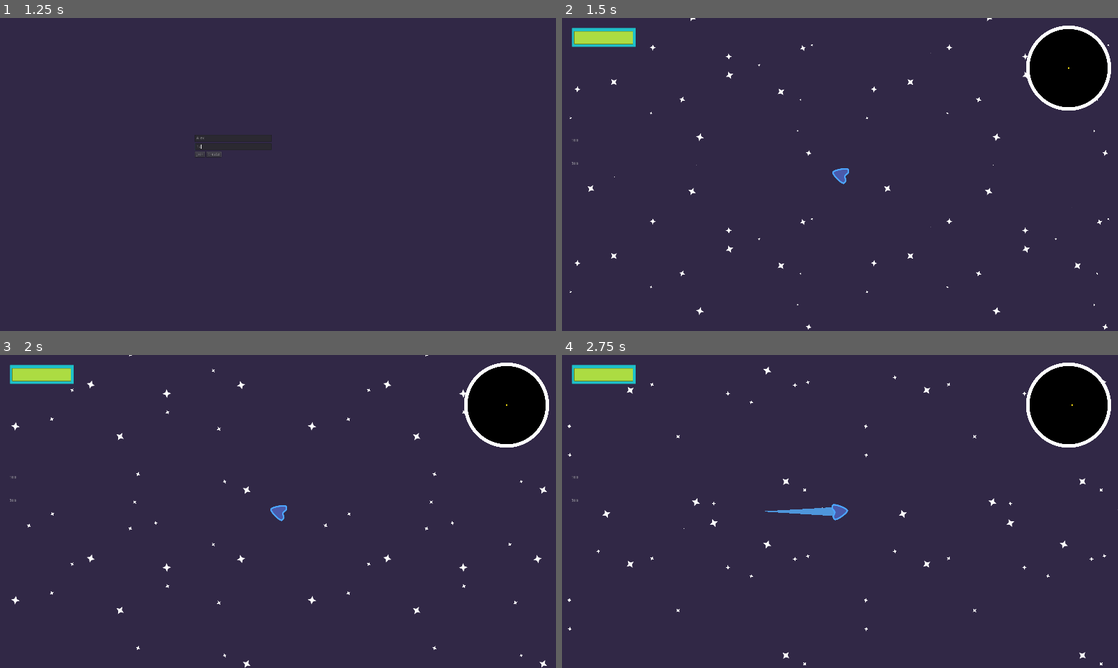
Above: before the commit, frames 1-4 (two rows, left to right).
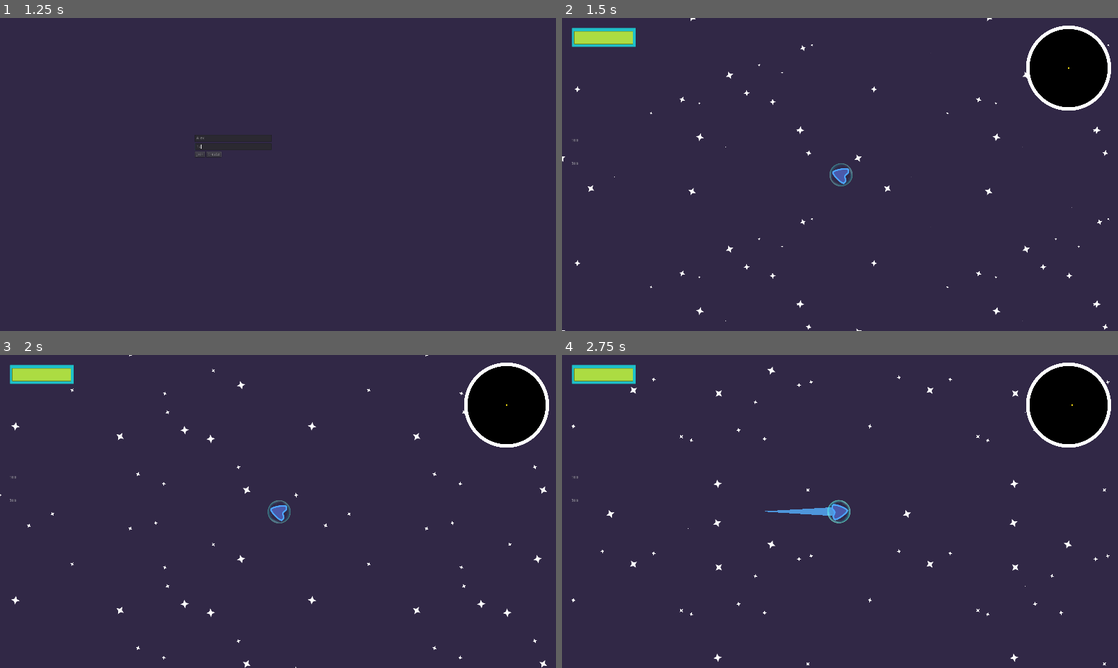
Above: after the commit, the same moments.

Repository: PIWEEK/spacehunters
Game: Godot game, scene res://Menu.tscn
Same seed, same stepped clock (60 frames per second), same inputs: the game is played once before the commit and once after it.
Inputs (mouse positions are in pixels of both pictures, inside the frame that each line leads up to):
- Up to frame 1 (1.25 s): click (233, 136) at 0.52 s; type "Alex" at 0.6 s; click (233, 146) at 0.75 s; type "12" at 0.83 s
- Up to frame 2 (1.5 s): click "Create" at 1.25 s
- Up to frame 3 (2 s): no input
- Up to frame 4 (2.75 s): move the mouse to (962, 495) at 2.02 s; hold Right (ui_right) from 2.03 s (still down); hold Space (charge) from 2.03 s (still down)

Frame 1 is identical in both runs. In frame 2, 0.4% of the frame differs, in the area x 0-97%, y 8-100%; in frame 3, 0.4%; in frame 4, 0.9%, in the area x 1-100%, y 3-100%.

Commit message:
Fix shield

Diff:
--- a/PlayerShip.tscn
+++ b/PlayerShip.tscn
@@ -6,6 +6,7 @@
 [ext_resource path="res://Assets/Explosion.png" type="Texture" id=4]
 [ext_resource path="res://Trail2D.gd" type="Script" id=5]
 [ext_resource path="res://Assets/Energy.png" type="Texture" id=6]
+[ext_resource path="res://Assets/ShieldEnergy.png" type="Texture" id=7]
 
 [sub_resource type="CapsuleShape2D" id=1]
 radius = 34.0609
@@ -32,18 +33,27 @@
 color_ramp = SubResource( 3 )
 hue_variation = -1.0
 
-[sub_resource type="Curve" id=8]
+[sub_resource type="Curve" id=5]
 _data = [ Vector2( 0, 0.972727 ), 0.0, 0.0, 0, 0, Vector2( 1, 0.672727 ), 0.0, 0.0, 0, 0 ]
 
-[sub_resource type="Gradient" id=5]
+[sub_resource type="Gradient" id=6]
 offsets = PoolRealArray( 0, 0, 0.152, 0.768 )
 colors = PoolColorArray( 1, 1, 1, 0, 1, 1, 1, 0, 0.235294, 0.717647, 0.905882, 1, 0.866667, 0.890196, 0.176471, 1 )
 
-[sub_resource type="Curve" id=6]
+[sub_resource type="Curve" id=7]
 _data = [ Vector2( 0, 0 ), 0.0, 1.02582, 0, 0, Vector2( 1, 1 ), 1.12082, 0.0, 0, 0 ]
 
-[sub_resource type="Gradient" id=7]
+[sub_resource type="Gradient" id=8]
 colors = PoolColorArray( 1, 1, 1, 1, 1, 1, 1, 1 )
+
+[sub_resource type="ParticlesMaterial" id=9]
+flag_disable_z = true
+gravity = Vector3( 0, 0, 0 )
+angular_velocity = 300.0
+angular_velocity_random = 1.0
+orbit_velocity = 0.0
+orbit_velocity_random = 0.0
+scale = 0.17
 
 [node name="PlayerShip" type="KinematicBody2D"]
 position = Vector2( 188.09, 295.571 )
@@ -124,4 +134,13 @@
 is_emitting = true
 lifetime = 0.7
 target_path = NodePath("..")
+
+[node name="Particles2D" type="Particles2D" parent="."]
+position = Vector2( -4, 0 )
+amount = 5
+lifetime = 10.0
+preprocess = 1.0
+randomness = 1.0
+process_material = SubResource( 9 )
+texture = ExtResource( 7 )
 [connection signal="timeout" from="ShipTrail" to="." method="_on_ShipTrail_timeout"]
Not shown: 3 places in PlayerShip.tscn that only renumber resources
